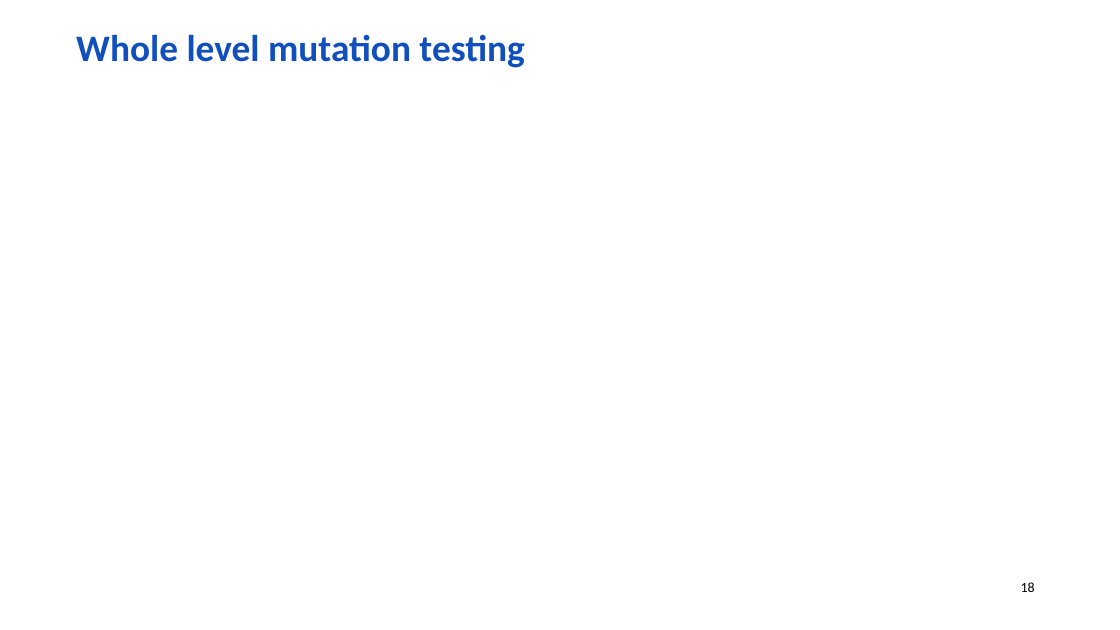
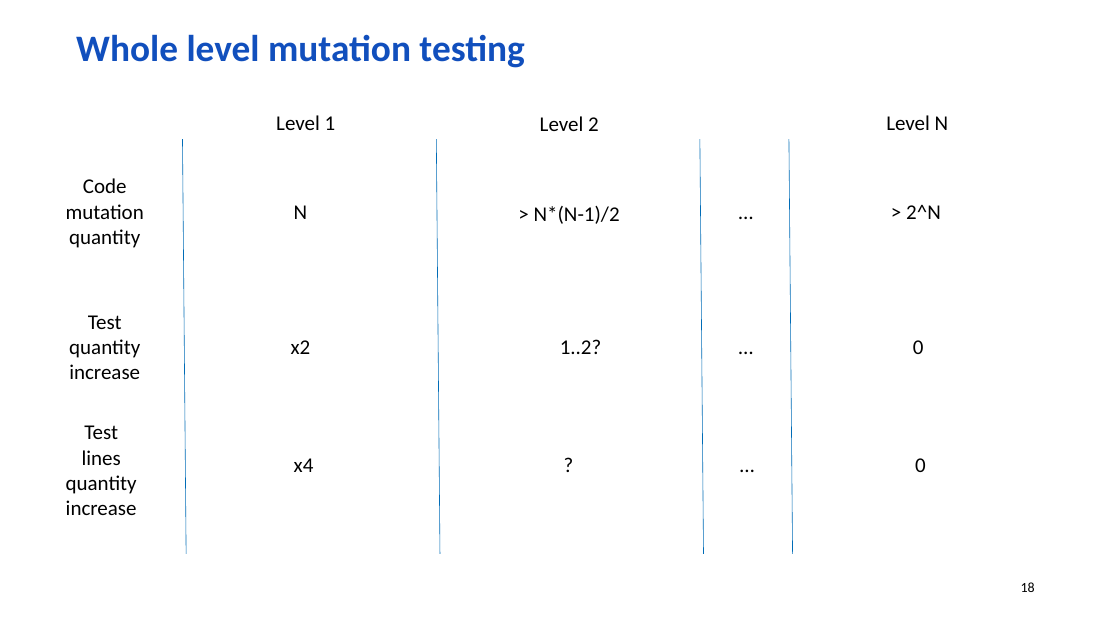
Before and after one commit to wolf-off/Stryker-demo, a slide deck: slide 18 of Mutation [Autosaved].pptx. Drawn at 1120x630 pixels with LibreOffice and Linux fonts; fonts in the diff are those of the drawing; background and template pictures are left out. Boxes give left, top, right and bottom in pixels: in the first picture for what was removed or moved away, otherwise in the second. Text is boxed around its words. In the diff, an @@ line names an element or a change of style, - is before the commit and + after.

```diff
--- a/Mutation [Autosaved].pptx
+++ b/Mutation [Autosaved].pptx
@@ text added at (276,115,336,130), 18 pt, text #000000 @@
+Level 1
@@ text added at (540,116,599,131), 18 pt, text #000000 @@
+Level 2
@@ text added at (886,115,949,130), 18 pt, text #000000 @@
+Level N
@@ line added from (182, 139) to (187, 554), #006CB7 0.5 pt @@
@@ line added from (436, 139) to (440, 554), #006CB7 0.5 pt @@
@@ line added from (700, 139) to (704, 554), #006CB7 0.5 pt @@
@@ line added from (789, 139) to (793, 554), #006CB7 0.5 pt @@
@@ text added at (66,178,144,248), 18 pt, text #000000 @@
+Code
+mutation
+quantity
@@ text added at (294,205,308,219), 18 pt, text #000000 @@
+N
@@ text added at (534,206,620,224), 18 pt, text #000000 @@
+> N*(N-1)/2
@@ text added at (731,194,763,228), 18 pt, text #000000 @@
+…
@@ text added at (906,205,941,219), 18 pt, text #000000 @@
+> 2^N
@@ text added at (69,315,140,379), 18 pt, text #000000 @@
+Test
+quantity
+increase
@@ text added at (731,329,763,363), 18 pt, text #000000 @@
+…
@@ text added at (291,340,311,354), 18 pt, text #000000 @@
+x2
@@ text added at (560,339,602,354), 18 pt, text #000000 @@
+1..2?
@@ text added at (913,340,924,354), 18 pt, text #000000 @@
+0
@@ text added at (66,425,137,515), 18 pt, text #000000 @@
+Test
+lines
+quantity
+increase
@@ text added at (555,448,582,481), 18 pt, text #000000 @@
+?
@@ text added at (732,448,764,481), 18 pt, text #000000 @@
+…
@@ text added at (294,458,314,472), 18 pt, text #000000 @@
+x4
@@ text added at (915,458,926,472), 18 pt, text #000000 @@
+0
```
Also in this commit, not shown: 1 other slide changed.
